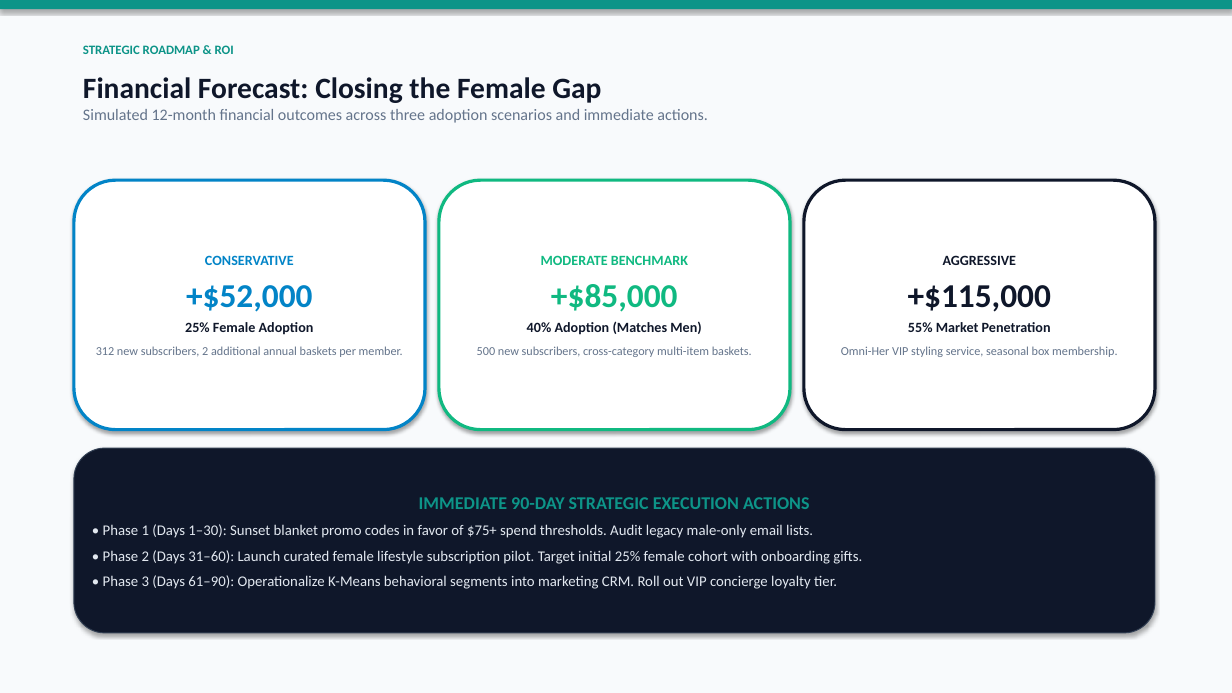
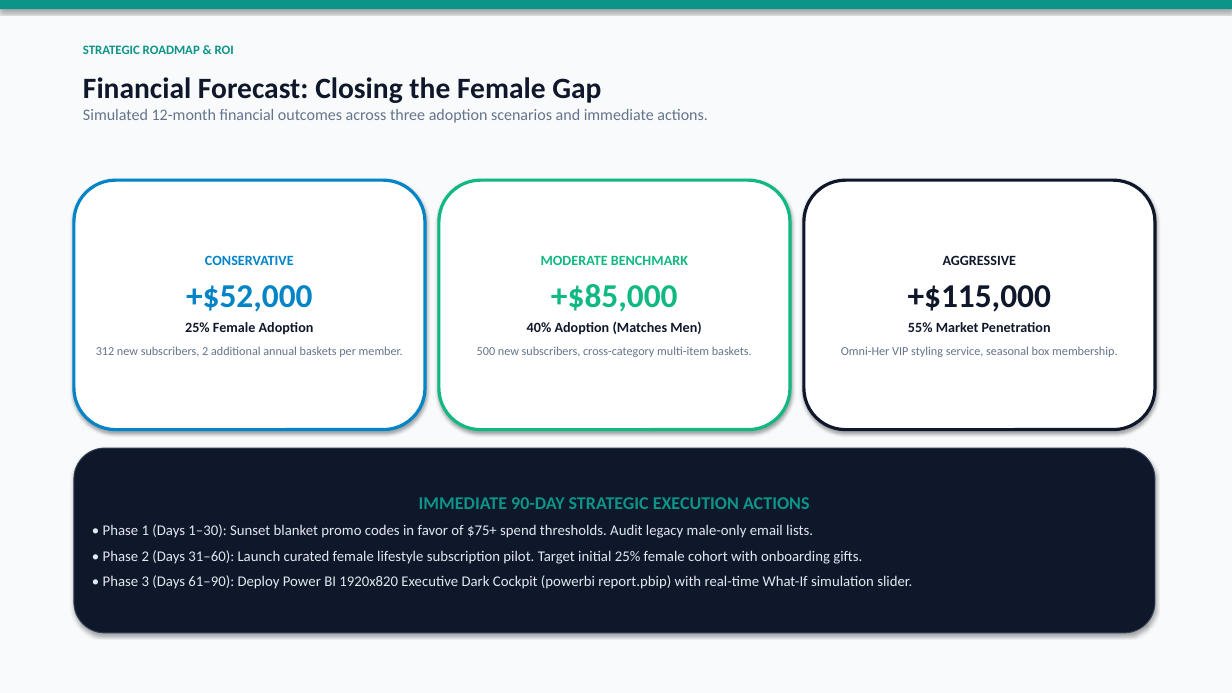
Before and after one commit to aladdin-dev0/retail-customer-behavior-analysis, a slide deck: slide 10 of reports/retail_customer_behavior_presentation.pptx. Drawn at 1232x693 pixels with LibreOffice and Linux fonts; fonts in the diff are those of the drawing. Boxes give left, top, right and bottom in pixels: in the first picture for what was removed or moved away, otherwise in the second. Text is boxed around its words. In the diff, an @@ line names an element or a change of style, - is before the commit and + after.

Commit message:
docs: harmonize executive reports, presentations, and README with final Power BI Cockpit architecture

```diff
--- a/reports/retail_customer_behavior_presentation.pptx
+++ b/reports/retail_customer_behavior_presentation.pptx
@@ text in rounded rectangle at [103,575,912,589]: text changed @@
-• Phase 3 (Days 61–90): Operationalize K-Means behavioral segments into marketing CRM. Roll out VIP concierge loyalty tier.
+• Phase 3 (Days 61–90): Deploy Power BI 1920x820 Executive Dark Cockpit (powerbi report.pbip) with real-time What-If simulation slider.
```
Also in this commit, not shown: 6 other files.
